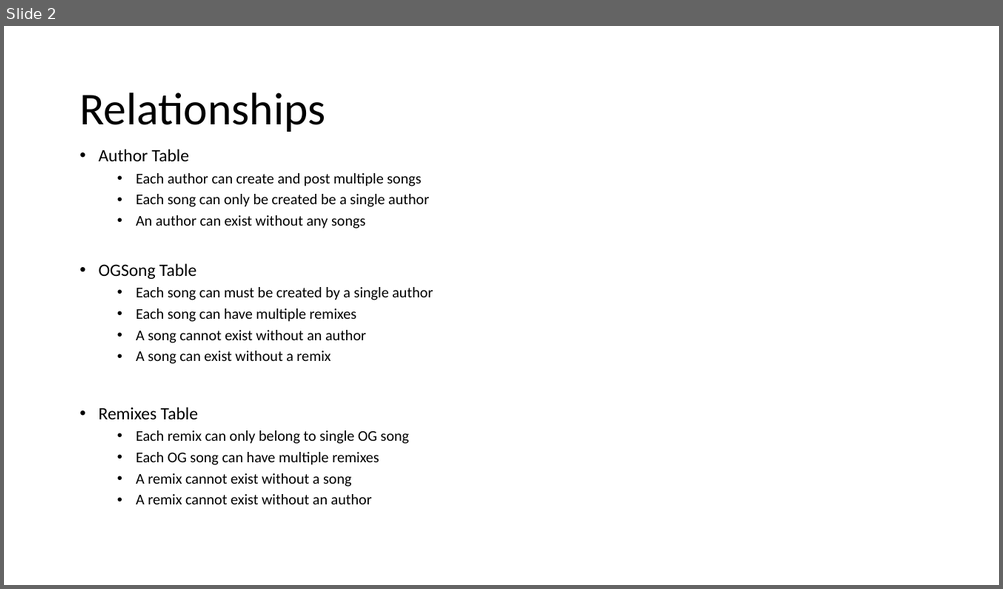
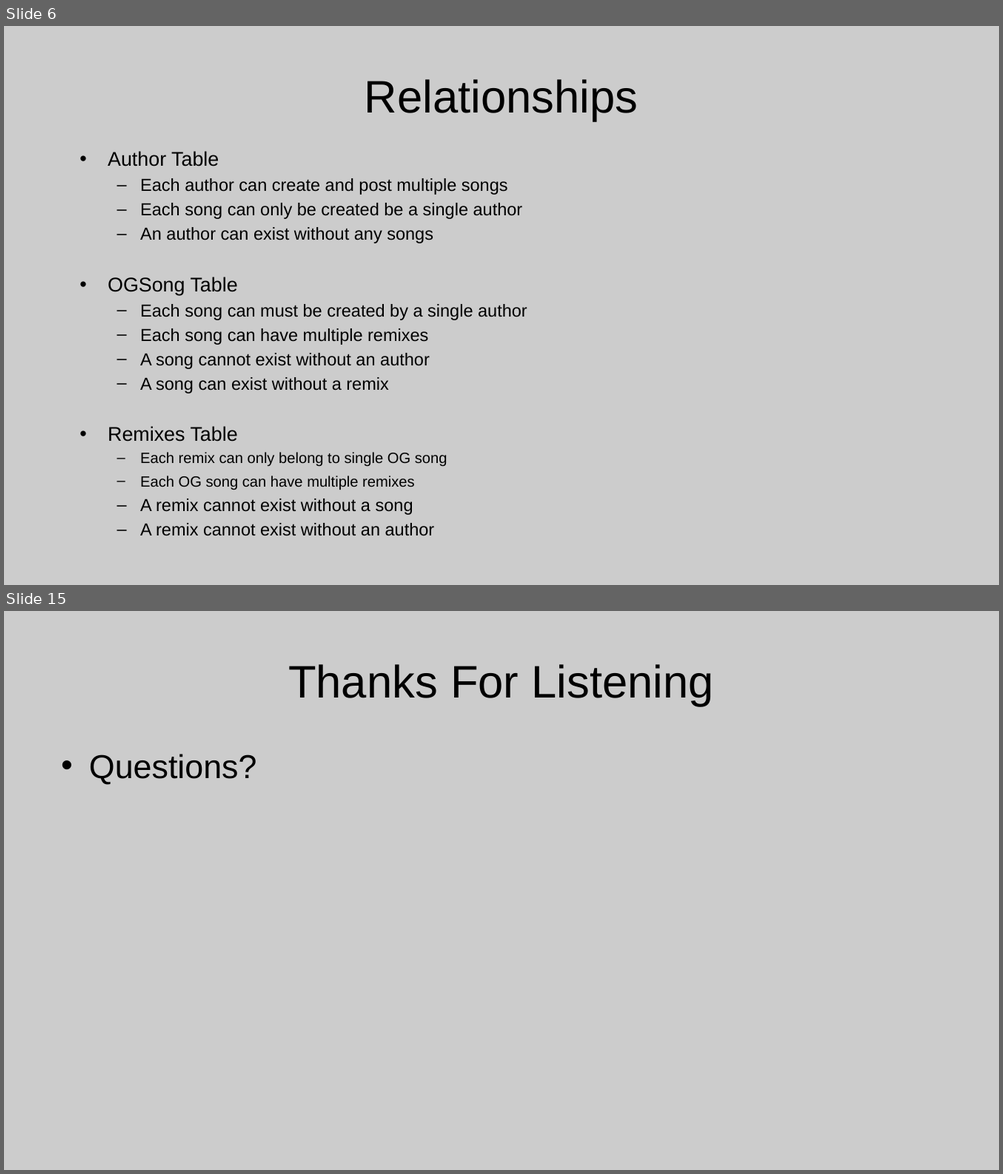
Before and after one commit to BenjieA/Music-Index-Flask-2020, a slide deck: ERDiagram.pptx. Shown one above the other, each under a label of ours: slide 2 before the commit, slides 6 and 15 after it; the slides between them are not shown. The pictures are 1003x589 and 1003x1174 pixels, drawn with LibreOffice and Linux fonts; fonts in the diff are those of the drawing. Boxes give left, top, right and bottom in pixels: in the first picture for what was removed or moved away, otherwise in the second. Text is boxed around its words. In the diff, an @@ line names an element or a change of style, - is before the commit and + after.

```diff
--- a/ERDiagram.pptx
+++ b/ERDiagram.pptx
@@ slide 15 added at bbox=[4, 611, 999, 1170], background #CCCCCC @@
@@ title added at bbox=[288, 664, 713, 706], 44 pt, text #000000 @@
+Thanks For Listening
@@ text added at bbox=[89, 754, 257, 785], 32 pt, text #000000 @@
+• Questions?
@@ what was slide 2 is now slide 6 @@
@@ slide 6 changed as well @@
@@ background #FFFFFF to #CCCCCC @@
@@ title "Relationships": place and size @@
-title "Relationships" at bbox=[79, 93, 325, 132]
+title "Relationships" at bbox=[364, 79, 638, 121]
@@ title "Relationships" at bbox=[364, 79, 638, 121]: font Calibri to Arial; alignment left to centre; line spacing 0.9 to 1 @@
@@ text "Author Table" at bbox=[108, 151, 527, 537]: size 16.8 to 19.2 pt in "Author Table", "OGSong Table", "Remixes Table"; font Calibri to Arial; size 14.4 to 16.8 pt in "Each author can create and post multiple ...", "Each song can only be created be ...", "An author can exist without any songs", "Each song can must be created by ..." and 5 more places; indent changed; line spacing 0.9 to 1; less space between paragraphs; bullet • to – @@
```
Also in this commit, not shown: 2 other slides changed, 11 other slides added, 1 slide removed.
